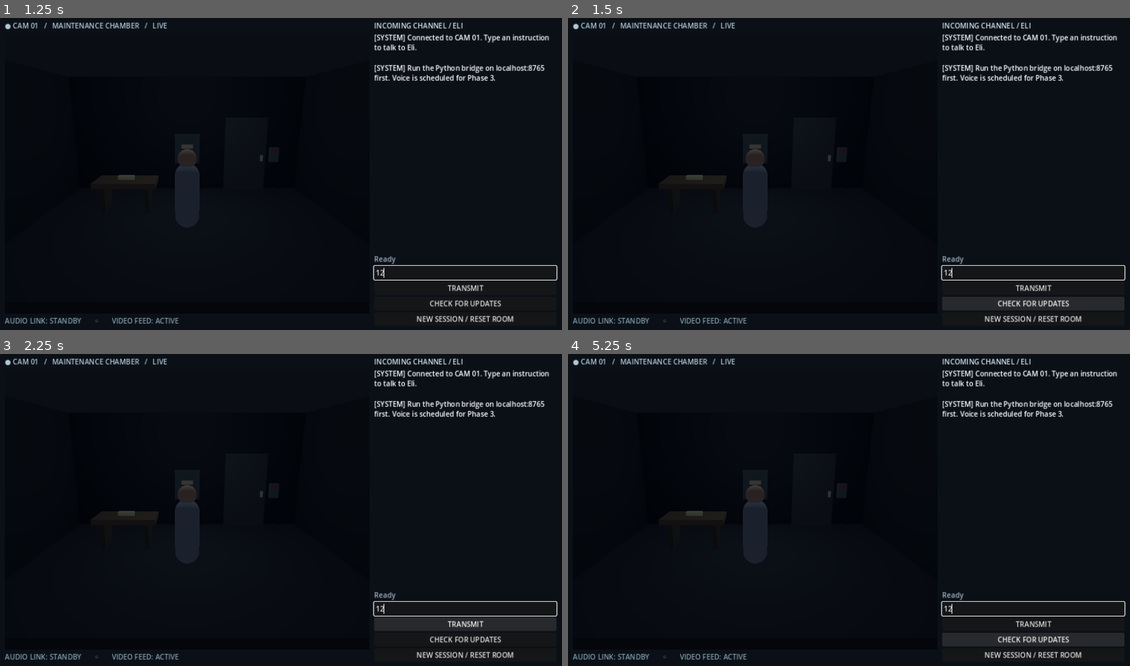
Above: before the commit, frames 1-4 (two rows, left to right).
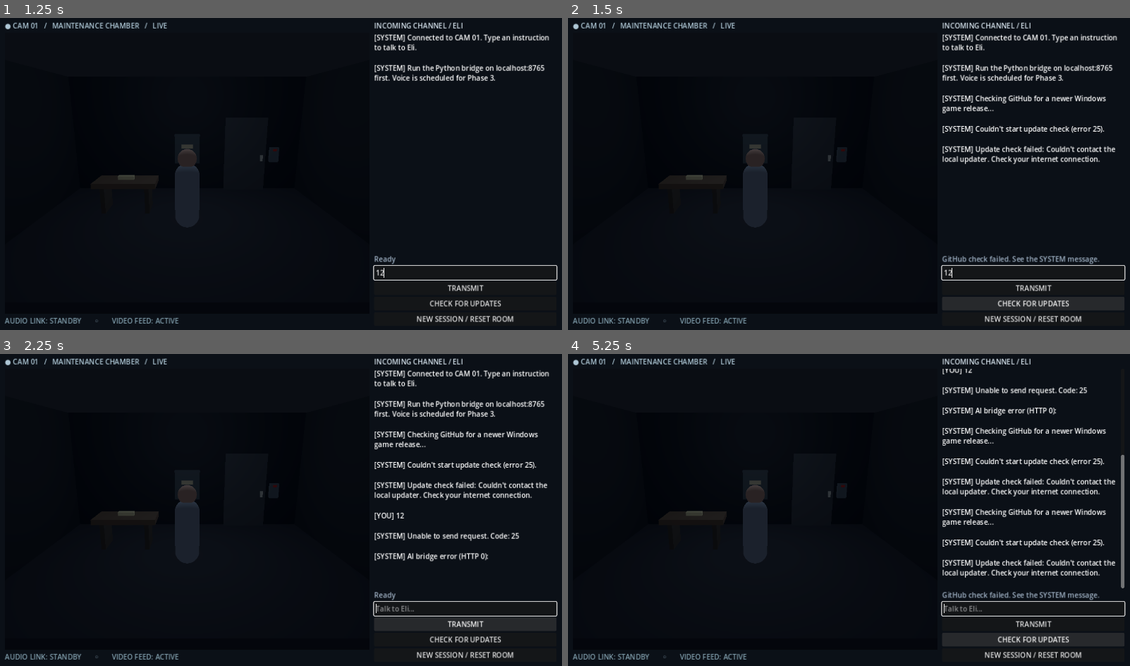
Above: after the commit, the same moments.

Repository: maloysius-wq/the-last-connection
Game: Godot game, scene res://scenes/Main.tscn
The game is run twice, just before and just after one commit, with the same random seed, the same clock (stepped at 60 frames per second) and the same inputs.
Inputs (mouse positions are in pixels of both pictures, inside the frame that each line leads up to):
- Up to frame 1 (1.25 s): click (466, 273) at 0.52 s; type "12" at 0.6 s
- Up to frame 2 (1.5 s): click "CHECK FOR UPDATES" at 1.25 s
- Up to frame 3 (2.25 s): click "TRANSMIT" at 2 s
- Up to frame 4 (5.25 s): click "TRANSMIT" at 2.75 s; click "CHECK FOR UPDATES" at 3.5 s; click "TRANSMIT" at 4.25 s; click "CHECK FOR UPDATES" at 5 s

Frame 1 is identical in both runs. In frame 2, 1.9% of the frame differs, in the area x 66-98%, y 24-79%; in frame 3, 2.3%; in frame 4, 5.4%, in the area x 66-99%, y 4-84%.

Commit message:
Fix GitHub update button clicks and make check feedback visible
* Prevent chat-focus callback swallowing update clicks; make GitHub check feedback immediate

* Verify update button activation, immediate feedback and mouse-safe focus in Godot

* Document repaired in-game update click and feedback in README.md

* Document repaired in-game update click and feedback in DEVELOPMENT_HANDOFF.md

* Read RichTextLabel parsed conversation text when checking update click feedback

Diff:
--- a/godot/scripts/main.gd
+++ b/godot/scripts/main.gd
@@ -114,18 +114,21 @@
     input = LineEdit.new()
     input.placeholder_text = "Talk to Eli..."
     input.text_submitted.connect(_submit)
-    input.focus_exited.connect(_on_input_focus_exited)
+    # Retain keyboard focus without stealing mouse clicks on other controls.
     right.add_child(input)
     send_button = Button.new()
     send_button.text = "TRANSMIT"
+    send_button.focus_mode = Control.FOCUS_NONE
     send_button.pressed.connect(_send_pressed)
     right.add_child(send_button)
     update_button = Button.new()
     update_button.text = "CHECK FOR UPDATES"
+    update_button.focus_mode = Control.FOCUS_NONE
     update_button.pressed.connect(_check_for_updates)
     right.add_child(update_button)
     var new_game := Button.new()
     new_game.text = "NEW SESSION / RESET ROOM"
+    new_game.focus_mode = Control.FOCUS_NONE
     new_game.pressed.connect(_new_game)
     right.add_child(new_game)
 
@@ -203,13 +206,6 @@
     call_deferred("_restore_input_focus")
 
 
-func _on_input_focus_exited() -> void:
-    # The chat is the only primary text editor in this terminal. A click on
-    # TRANSMIT, the camera feed or empty interface must not strand typing focus.
-    # Defer until the mouse event completes, leaving modal dialogs alone.
-    call_deferred("_restore_input_focus")
-
-
 func _notification(what: int) -> void:
     if what == NOTIFICATION_WM_WINDOW_FOCUS_IN:
         call_deferred("_restore_input_focus")
@@ -231,9 +227,12 @@
     update_button.disabled = true
     update_button.text = "CHECKING GITHUB..."
     update_stage = "check"
+    status.text = "Checking GitHub releases..."
+    _message("SYSTEM", "Checking GitHub for a newer Windows game release...")
     var result := update_http.request(BRIDGE_URL + "/api/update/check")
     if result != OK:
         _message("SYSTEM", "Couldn't start update check (error " + str(result) + ").")
+        status.text = "Update check failed"
         _update_idle()
 
 
@@ -248,6 +247,7 @@
     update_stage = "install"
     update_button.disabled = true
     update_button.text = "PREPARING UPDATE..."
+    status.text = "Preparing update..."
     var payload := JSON.stringify({"tag": available_update_tag, "confirm": true})
     var headers := PackedStringArray(["Content-Type: application/json", "X-TLC-Update: 1"])
     var result := update_http.request(BRIDGE_URL + "/api/update/request", headers,
@@ -264,12 +264,14 @@
         var detail := str(reply.get("error", "") if typeof(reply) == TYPE_DICTIONARY else "")
         if detail.is_empty():
             detail = "Couldn't contact the local updater. Check your internet connection."
-        _message("SYSTEM", "Update: " + detail.left(250))
+        _message("SYSTEM", "Update check failed: " + detail.left(250))
+        status.text = "GitHub check failed. See the SYSTEM message."
         _update_idle()
         return
     if update_stage == "check":
         if not bool(reply.get("available", false)):
             _message("SYSTEM", "You're on the newest published game version.")
+            status.text = "Already up to date"
             _update_idle()
             return
         available_update_tag = str(reply.get("latest", ""))
@@ -280,11 +282,14 @@
             "\n\nInstalling will close the game, download and verify the update, preserve saves and model files, then restart." +
             "\n\nInstall this update now?"
         )
+        _message("SYSTEM", "A new release is available: " + available_update_tag)
+        status.text = "New update available"
         _update_idle()
         update_dialog.popup_centered()
     elif update_stage == "install":
         if bool(reply.get("ok", false)):
             _message("SYSTEM", "Closing the game to install the verified update...")
+            status.text = "Installing update"
             _save()
             get_tree().quit()
         else:
--- a/godot/tests/smoke_test.gd
+++ b/godot/tests/smoke_test.gd
@@ -50,6 +50,33 @@
         _expect(entry.has_focus(), "Chat regains focus after request is done")
         _expect(entry.text == "next instruction", "Draft survives between interactions")
         entry.clear()
+    # A prior focus-exited callback forced the input to grab focus while the
+    # player was clicking CHECK FOR UPDATES, potentially canceling its press.
+    var update_btn: Button = app.get("update_button")
+    var transmit_btn: Button = app.get("send_button")
+    _expect(update_btn != null and transmit_btn != null, "Terminal buttons exist")
+    if update_btn != null and transmit_btn != null and entry != null:
+        _expect(update_btn.focus_mode == Control.FOCUS_NONE,
+            "Checking for updates does not steal chat keyboard focus")
+        _expect(transmit_btn.focus_mode == Control.FOCUS_NONE,
+            "Transmit does not steal chat keyboard focus")
+        _expect(entry.get_signal_connection_list("focus_exited").is_empty(),
+            "No focus-exited callback can interrupt a button click")
+        # Exercise the actual signal wiring and immediate feedback without
+        # relying on GitHub or an AI bridge in the headless test runner.
+        update_btn.pressed.emit()
+        _expect(str(app.get("update_stage")) == "check",
+            "Update button press starts a release check")
+        _expect(update_btn.text == "CHECKING GITHUB...",
+            "Release check immediately changes the button label")
+        _expect(str(app.get("status").text) == "Checking GitHub releases...",
+            "Release check immediately shows feedback beside the conversation")
+        _expect("Checking GitHub for a newer Windows game release" in str(app.get("log_view").get_parsed_text()),
+            "Release check leaves a visible SYSTEM status in the chat log")
+        app.get("update_http").cancel_request()
+        app.call("_update_idle")
+        _expect(not update_btn.disabled and update_btn.text == "CHECK FOR UPDATES",
+            "Update button can be used again after a check finishes")
     _expect(not world.snapshot()["inventory"].has("flashlight"), "Flashlight begins on desk")
     world.perform_action("move_to", "breaker_box")
     var moved: Array = await world.action_finished
Not shown, changed: DEVELOPMENT_HANDOFF.md
